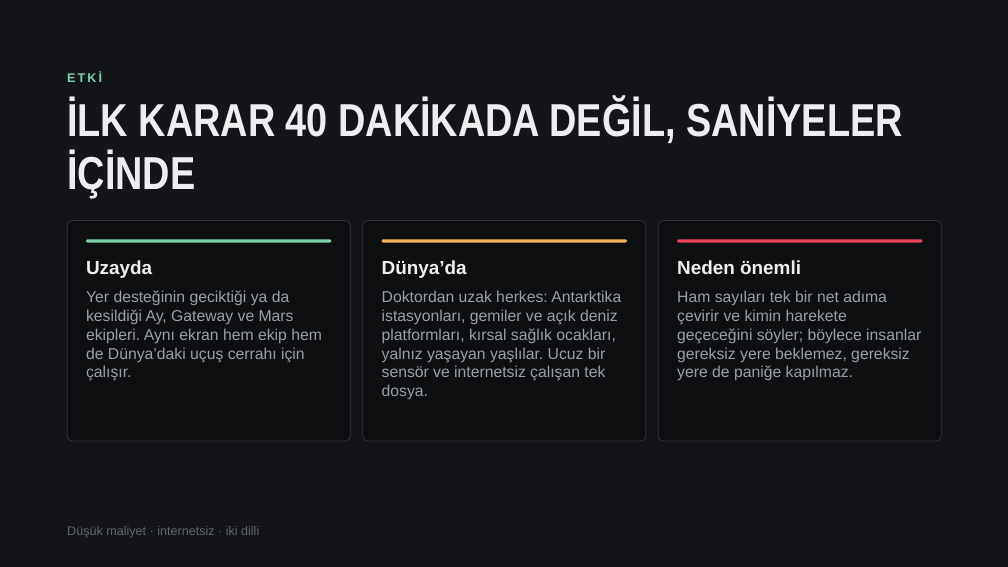
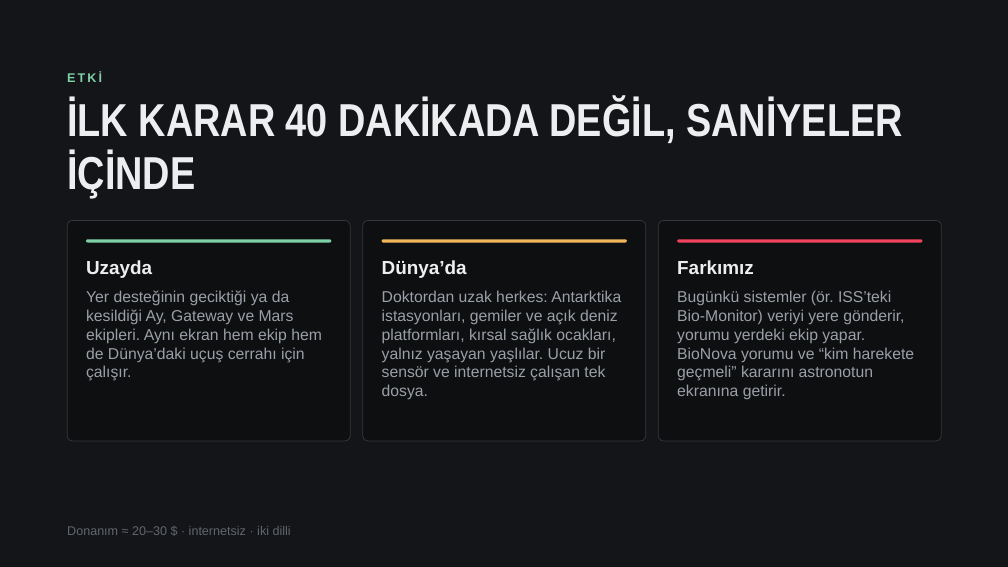
Before and after one commit to bigsmokecj365/BioNovaTR, a slide deck: slide 6 of docs/BioNova_Sunum_TR.pptx. Drawn at 1008x567 pixels with LibreOffice and Linux fonts; fonts in the diff are those of the drawing. Boxes give left, top, right and bottom in pixels: in the first picture for what was removed or moved away, otherwise in the second. Text is boxed around its words. In the diff, an @@ line names an element or a change of style, - is before the commit and + after.

```diff
--- a/docs/BioNova_Sunum_TR.pptx
+++ b/docs/BioNova_Sunum_TR.pptx
@@ text at (x1=677, y1=260, x2=754, y2=274): text changed @@
-Neden önemli
+Farkımız
@@ text at (x1=677, y1=290, x2=914, y2=399): text changed @@
-Ham sayıları tek bir net adıma çevirir ve kimin harekete geçeceğini söyler; böylece insanlar gereksiz yere beklemez, gereksiz yere de paniğe kapılmaz.
+Bugünkü sistemler (ör. ISS’teki Bio-Monitor) veriyi yere gönderir, yorumu yerdeki ekip yapar. BioNova yorumu ve “kim harekete geçmeli” kararını astronotun ekranına getirir.
@@ text at (x1=67, y1=526, x2=291, y2=535): text changed @@
-Düşük maliyet · internetsiz · iki dilli
+Donanım ≈ 20–30 $ · internetsiz · iki dilli
```
Also in this commit, not shown: 3 other files.
